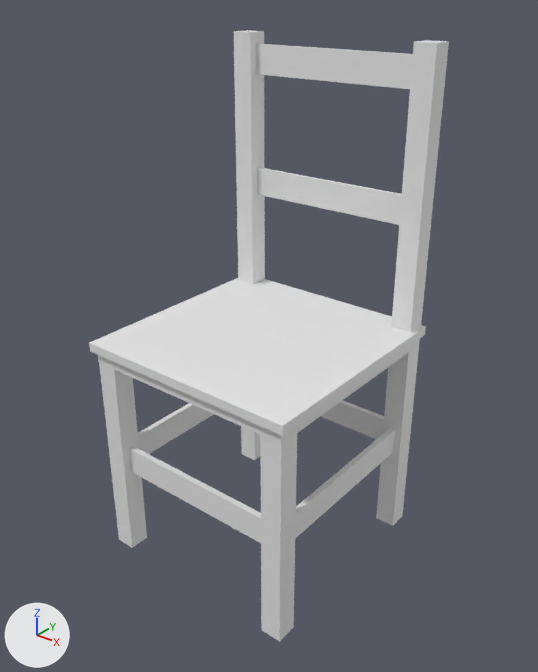
Renders of the FBX model SimuGato/Assets/Models/House/Furniture/HouseCadeira3.fbx from each side of a commit.
Camera for both pictures: a camera (50 mm lens) standing at (2.04, -2.32, 2.73) and looking at (0.05, 0.18, 1.19). The axes (+X, +Y, +Z) are drawn at lower left. The lights are the same throughout.

The first picture shows 'HouseCadeira3'.
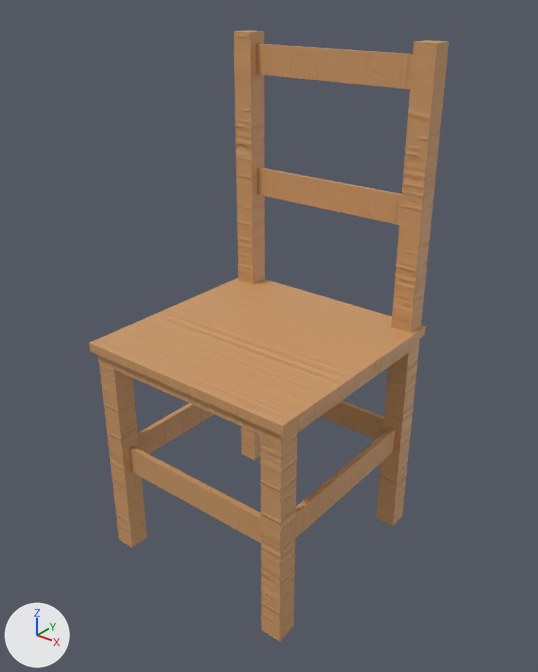
What differs and where, as boxes [x1, y1, x2, y2] in the pictures (538 x 672 px):
'HouseCadeira3', recoloured (white to orange)
    both: [89, 30, 449, 642]

What changed in the scene script:
```text
Add img_texhousecadeira3_png:
    img_texhousecadeira3_png = load_image('TexHouseCadeira3.png', '_unpacked/TexHouseCadeira3.png', 1024, 1024, 'sRGB')
Add img_normalhousecadeira3_png:
    img_normalhousecadeira3_png = load_image('NormalHouseCadeira3.png', '_unpacked/NormalHouseCadeira3.png', 512, 512, 'Non-Color')
Add mat_mathousecadeira3:
    mat_mathousecadeira3 = bpy.data.materials.new('MatHouseCadeira3')
    # uses the picture img_normalhousecadeira3_png
    # uses the picture img_texhousecadeira3_png
Change me_housecadeira3:
    where me_housecadeira3.from_pydata(...)  # 96 vertices, 72 faces; spans x -0.57..0.57, y -0.4..0.75, z 0.0..2.48
    add me_housecadeira3.materials.append(mat_mathousecadeira3)
```
